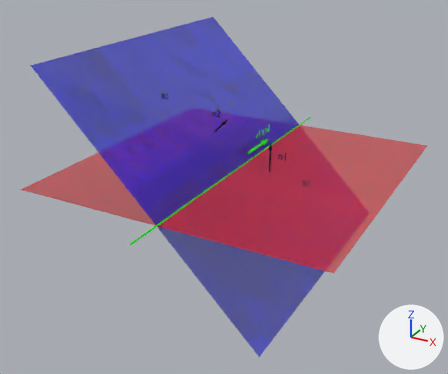
Two versions of the glTF model ar/src/diagrams/3.4.2.b intersectplanes_e.glb, one commit apart.
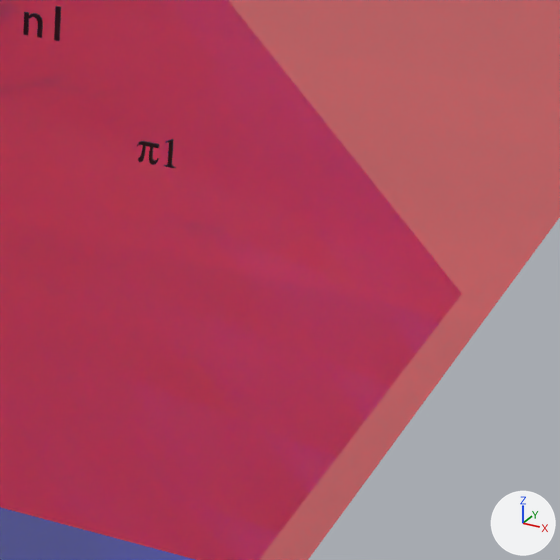
The first picture shows the older version from a camera (50 mm lens) standing at (0.171, -0.335, 0.149) and looking at (-0.006, -0.013, -0.011). The close-ups show both versions on the part from 61% to 87% of the width and 41% to 72% of the height of that picture; other places that the commit changed are outside them. Lighting does not change. The marker at lower right points along +X, +Y and +Z. Where no turn or scale is listed for an object, it has been applied to the vertices.

Names of what the first close-up shows: 'eq1_2', 'f_2'.
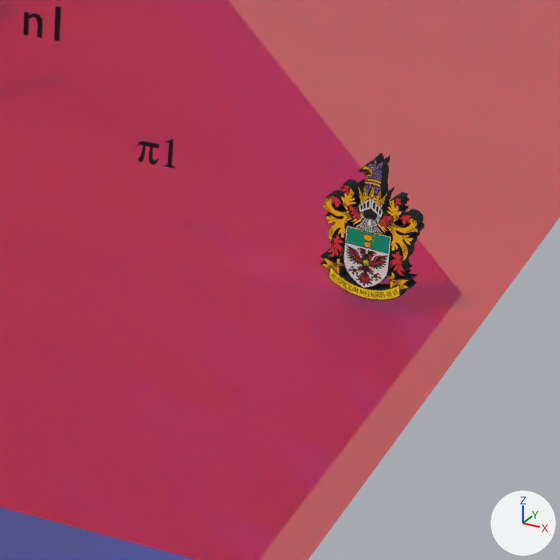
Where the change shows, as pixel boxes (x1, y1, x2, y2) in the close-ups (560 x 560 px):
'Mesh_0.002', added
    after: (320, 153, 425, 300)

What changed in the scene script:
```text
Add img_image_0:
    img_image_0 = load_image('Image_0', '_unpacked/Image_0', 2000, 2994, 'sRGB')
Add mat_material_0_001:
    mat_material_0_001 = principled_material('Material_0.001')
    mat_material_0_001.texture = img_image_0
    mat_material_0_001.roughness = 1.0
Add me_mesh_0_002:
    me_mesh_0_002.from_pydata(...)  # 1671 vertices, 3454 faces; spans x -0.0058..0.0058, y -0.0015..0.0015, z -0.0072..0.01
    me_mesh_0_002.materials.append(mat_material_0_001)  # picture img_image_0
Add ob_mesh_0_002:
    ob_mesh_0_002 = bpy.data.objects.new('Mesh_0.002', me_mesh_0_002)
    ob_mesh_0_002.location = (0.0845, -0.0363, 0.0084)
```
